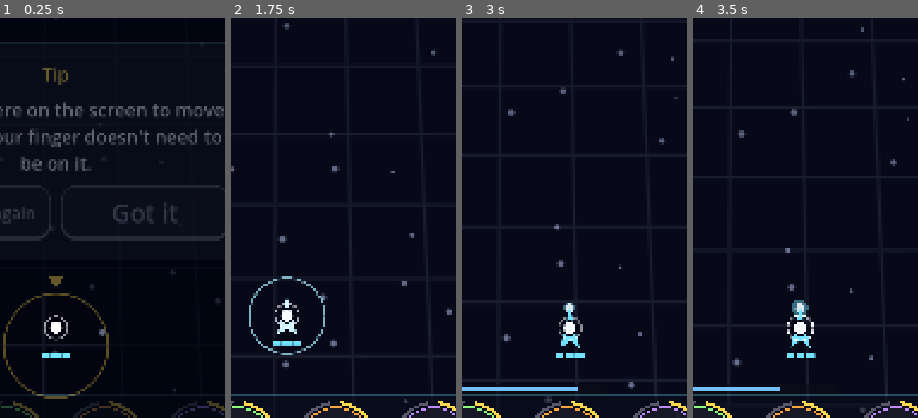
Above: before the commit, frames 1-4 (left to right).
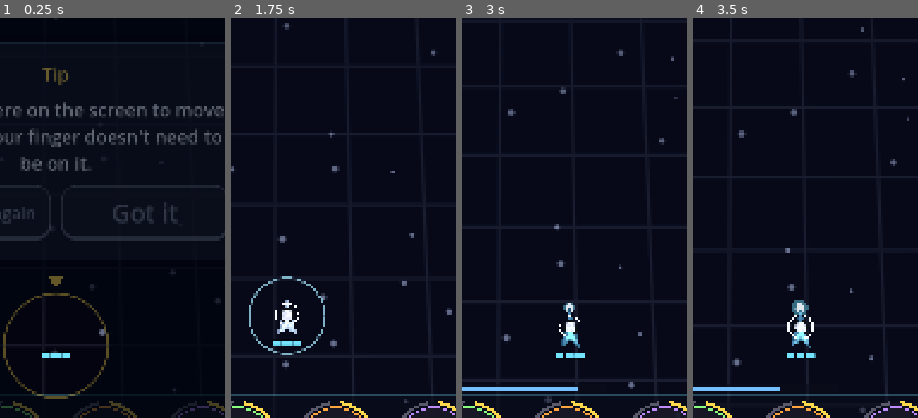
Above: after the commit, the same moments.

Repository: GDPonsoni/Nucleon-Squad-3D
Game: Godot game, scene res://scenes/game.tscn
Same seed, same stepped clock (60 frames per second), same inputs: the game is played once before the commit and once after it. This scene is started directly instead of the project's main scene.
Inputs (mouse positions are % of the whole screen's width and height, from its top left):
- Up to frame 1 (0.25 s): no input
- Up to frame 2 (1.75 s): move the mouse to (72, 45) at 0.52 s; hold Right (ui_right) 0.53-1.25 s; click (72, 45) at 0.67 s; click "Don't show again" at 1.25 s
- Up to frame 3 (3 s): drag from (30, 55) to (45, 70) at 2.02 s; move the mouse to (60, 28) at 2.77 s; hold Right (ui_right) from 2.78 s (still down)
- Up to frame 4 (3.5 s): keep holding Right (ui_right)
The pictures show only the part of the screen within x 38-88%, y 39-89%; the shares and areas given below are measured in that part.

The runs differ from the first frame. In frame 1, 0.3% of the frame differs, in the area x 19-31%, y 74-81%; in frame 2, 0.3%; in frame 3, 0.4%; in frame 4, 0.4%, in the area x 41-54%, y 72-83%.

Commit message:
feat(render3d): nave, auxiliar e troca de corpo em 3D
T4 do docs/PLANO_3D.md. EntityViews espelha o jogador em modelos: casco
low poly do corpo ativo (rola e arfa com o movimento, nasce do núcleo na
entrada, pisca quando invulnerável), núcleo em domo por cima do casco (é a
hitbox) com o anel que pulsa, nave auxiliar e os efeitos de troca e quebra
(BodyFx: casco que recolhe girando e pedaços que tombam).

Player, Companion e BodyFx ganharam leituras de desenho usadas pelo 2D e
pelo 3D (sem mudar a lógica). Saúde, escudo e pulsos seguem no plano.

Co-Authored-By: Claude Fable 5.2 <noreply@anthropic.com>

Diff:
--- a/scripts/core/params.gd
+++ b/scripts/core/params.gd
@@ -644,3 +644,10 @@
 var triangle_budget_enemy_3d: int = 60
 var triangle_budget_boss_3d: int = 300
 var triangle_budget_bullet_3d: int = 24
+var ship_roll_3d: float = 0.5  # rad de rolagem do modelo na velocidade lateral máxima
+var ship_pitch_3d: float = 0.22  # rad de arfagem do modelo na velocidade vertical máxima
+var nucleus_height_3d: float = 16.0  # altura da base do núcleo (px do jogo): fica por cima do casco
+var nucleus_glow_3d: float = 0.7  # brilho próprio do núcleo
+var break_tumble_3d: float = 0.8  # quanto os pedaços da nave quebrada tombam em 3D (x giro do 2D)
+var nucleus_crack_heat_3d: float = 0.22  # quanto o núcleo avermelha por corpo perdido
+var companion_roll_gain_3d: float = 1.6  # a rolagem 2D da auxiliar, ampliada no modelo 3D
--- a/scripts/player/body_fx.gd
+++ b/scripts/player/body_fx.gd
@@ -10,6 +10,7 @@
 var _age: float = 0.0
 var _duration: float = 1.0
 var _color: Color = Color.WHITE
+var _body: BodyData
 var _points := PackedVector2Array()  # contorno já em pixels
 # Pedaços (BREAK): triângulo local em volta do centroide + movimento
 var _pieces: Array[PackedVector2Array] = []
@@ -51,6 +52,7 @@
 	_age = 0.0
 	_duration = maxf(duration, 0.05)
 	_color = data.color
+	_body = data
 	_points.resize(data.shape.size())
 	for i in data.shape.size():
 		_points[i] = data.shape[i] * Params.ship_size
@@ -74,31 +76,82 @@
 
 func _draw_exit(t: float) -> void:
 	var k: float = Params.anim_intensity
-	var e: float = ease(t, -2.0)  # começa devagar e acelera para dentro do núcleo
-	draw_set_transform(Vector2.ZERO, Params.exit_spin * k * e, Vector2.ONE * (1.0 - e))
-	var fade: float = 1.0 - t * t
-	draw_colored_polygon(_points, Color(_color.lightened(0.3 * t), fade))
-	draw_colored_polygon(_points, Color(1.0, 1.0, 1.0, sin(t * PI) * 0.6 * minf(k, 1.0)))
-	draw_set_transform(Vector2.ZERO, 0.0, Vector2.ONE)
+	var e: float = exit_ease()  # começa devagar e acelera para dentro do núcleo
+	# Na visão 3D o corpo que recolhe é um modelo (EntityViews); o anel segue no plano
+	if not Renderer3D.active:
+		draw_set_transform(Vector2.ZERO, Params.exit_spin * k * e, Vector2.ONE * (1.0 - e))
+		draw_colored_polygon(_points, Color(_color.lightened(0.3 * t), fade_alpha()))
+		draw_colored_polygon(_points, Color(1.0, 1.0, 1.0, exit_glow()))
+		draw_set_transform(Vector2.ZERO, 0.0, Vector2.ONE)
 	# Anel que converge para o núcleo
 	var ring: float = Params.ship_size.y * lerpf(0.9, 0.2, e)
 	draw_arc(Vector2.ZERO, ring, 0.0, TAU, 32, Color(_color.lightened(0.4), (1.0 - t) * 0.7 * minf(k, 1.0)), 4.0)
 
 
 func _draw_break(t: float) -> void:
-	var fade: float = 1.0 - t * t
+	var fade: float = fade_alpha()
 	# Clarão curto na hora da quebra
 	if t < 0.25:
 		var flash: float = 1.0 - t / 0.25
 		draw_colored_polygon(_points, Color(1.0, 1.0, 1.0, flash * 0.9 * minf(Params.anim_intensity, 1.0)))
+	# Na visão 3D os pedaços são modelos (EntityViews)
+	if Renderer3D.active:
+		return
 	for i in _pieces.size():
-		# Velocidade cai com o tempo e a gravidade puxa os pedaços para baixo
-		var travel: float = _age * (1.0 - t * 0.5)
-		var pos: Vector2 = _centers[i] + _vel[i] * travel + Vector2(0.0, Params.break_gravity * _age * _age * 0.5)
-		draw_set_transform(pos, _spin[i] * _age, Vector2.ONE * (1.0 - t * 0.35))
+		draw_set_transform(piece_position(i), piece_rotation(i), Vector2.ONE * piece_scale())
 		draw_colored_polygon(_pieces[i], Color(_color.lightened(0.2 * (1.0 - t)), fade))
 		# Borda quente que esfria
 		var edge: PackedVector2Array = _pieces[i].duplicate()
 		edge.append(edge[0])
 		draw_polyline(edge, Color(1.0, 0.9, 0.7, fade * (1.0 - t)), 3.0)
 	draw_set_transform(Vector2.ZERO, 0.0, Vector2.ONE)
+
+
+# --- Leitura para o desenho (2D e visão 3D usam os mesmos valores) ---
+
+func kind() -> Kind:
+	return _kind
+
+
+func body_data() -> BodyData:
+	return _body
+
+
+## 0 no começo, 1 no fim do efeito.
+func progress() -> float:
+	return _age / _duration
+
+
+func fade_alpha() -> float:
+	var t: float = progress()
+	return 1.0 - t * t
+
+
+func tint() -> Color:
+	return _color
+
+
+func exit_ease() -> float:
+	return ease(progress(), -2.0)
+
+
+func exit_glow() -> float:
+	return sin(progress() * PI) * 0.6 * minf(Params.anim_intensity, 1.0)
+
+
+func piece_count() -> int:
+	return _pieces.size() if _kind == Kind.BREAK else 0
+
+
+## Posição do pedaço em relação ao efeito: a velocidade cai com o tempo e a gravidade puxa para baixo.
+func piece_position(index: int) -> Vector2:
+	var travel: float = _age * (1.0 - progress() * 0.5)
+	return _centers[index] + _vel[index] * travel + Vector2(0.0, Params.break_gravity * _age * _age * 0.5)
+
+
+func piece_rotation(index: int) -> float:
+	return _spin[index] * _age
+
+
+func piece_scale() -> float:
+	return 1.0 - progress() * 0.35
--- a/scripts/player/companion.gd
+++ b/scripts/player/companion.gd
@@ -70,17 +70,16 @@
 ## Corpo pequeno com contorno escuro e sem núcleo: só a nave principal tem núcleo (e hitbox).
 func _draw() -> void:
 	var size: Vector2 = Params.ship_size * Params.companion_scale
-	# Inclina durante o voo de saída/retorno e encolhe ao recolher
-	var roll: float = sin(_away * PI) * Params.companion_roll * Params.anim_intensity * -_side
-	roll += _player.bank * Params.tilt_max_roll * Params.tilt_intensity * Params.companion_tilt_share
-	draw_set_transform(Vector2.ZERO, roll, Vector2.ONE * lerpf(1.0, Params.companion_retreat_scale, _away))
-	var points := PackedVector2Array()
-	for point in body.shape:
-		points.append(point * size)
-	var outline := points.duplicate()
-	outline.append(points[0])
-	draw_colored_polygon(points, body.color)
-	draw_polyline(outline, Params.nucleus_outline_color, 3.0)
+	draw_set_transform(Vector2.ZERO, draw_roll(), Vector2.ONE * draw_scale())
+	# Na visão 3D o casco é um modelo (EntityViews); nível e pulsos seguem no plano
+	if not Renderer3D.active:
+		var points := PackedVector2Array()
+		for point in body.shape:
+			points.append(point * size)
+		var outline := points.duplicate()
+		outline.append(points[0])
+		draw_colored_polygon(points, body.color)
+		draw_polyline(outline, Params.nucleus_outline_color, 3.0)
 	_draw_level(size)
 	if _arrive_left > 0.0:
 		var u: float = 1.0 - _arrive_left / Params.companion_arrive_pulse_seconds
@@ -89,6 +88,17 @@
 		var t: float = 1.0 - _pulse_left / Params.level_up_pulse_seconds
 		draw_arc(Vector2.ZERO, size.y * (0.5 + t * Params.level_up_pulse_growth), 0.0, TAU, 40,
 			Color(Params.companion_powerup_color, 1.0 - t), Params.level_up_pulse_width * (1.0 - t * 0.5))
+
+
+## Inclinação do desenho: durante o voo de saída/retorno e acompanhando a nave principal.
+func draw_roll() -> float:
+	var roll: float = sin(_away * PI) * Params.companion_roll * Params.anim_intensity * -_side
+	return roll + _player.bank * Params.tilt_max_roll * Params.tilt_intensity * Params.companion_tilt_share
+
+
+## Escala do desenho: encolhe ao recolher junto do núcleo.
+func draw_scale() -> float:
+	return lerpf(1.0, Params.companion_retreat_scale, _away)
 
 
 ## Nível da auxiliar em pequenos segmentos embaixo dela (cheios até o nível atual).
--- a/scripts/player/player.gd
+++ b/scripts/player/player.gd
@@ -144,10 +144,13 @@
 
 
 func _draw() -> void:
-	if body != null and _build > 0.0:
-		_draw_body()
-
-	_draw_nucleus()
+	# Na visão 3D o casco e o núcleo são modelos (EntityViews); aqui ficam só os efeitos planos
+	if not Renderer3D.active:
+		if body != null and _build > 0.0:
+			_draw_body()
+		_draw_nucleus()
+	elif body != null and _build > 0.0 and _build < 1.0:
+		_draw_entry_ring()
 	if body != null:
 		_draw_health()
 	if shield_charges > 0:
@@ -172,7 +175,7 @@
 ## Entrada do corpo: nasce do núcleo crescendo (com um leve excesso), com brilho e um anel que converge.
 func _draw_body() -> void:
 	var k: float = Params.anim_intensity
-	var grow: float = lerpf(Params.entry_start_scale, 1.0, _ease_out_back(_build)) if _build < 1.0 else 1.0
+	var grow: float = body_grow()
 	var points := PackedVector2Array()
 	for point in body.shape:
 		points.append(point * Params.ship_size * grow)
@@ -190,11 +193,47 @@
 	var tint: Color = body.color.lightened(shade) if shade >= 0.0 else body.color.darkened(-shade)
 	draw_colored_polygon(points, tint)
 	if _build < 1.0:
-		var glow: float = sin(_build * PI) * Params.entry_glow_alpha * minf(k, 1.0)
-		draw_colored_polygon(points, Color(1.0, 1.0, 1.0, glow))
-		var ring: float = Params.ship_size.y * lerpf(Params.entry_ring_scale, 0.5, ease(_build, 0.4))
-		draw_arc(Vector2.ZERO, ring, 0.0, TAU, 40, Color(body.color.lightened(0.4), sin(_build * PI) * 0.8 * minf(k, 1.0)), 5.0)
+		draw_colored_polygon(points, Color(1.0, 1.0, 1.0, entry_glow()))
+		_draw_entry_ring()
 	draw_set_transform(Vector2.ZERO, 0.0, Vector2.ONE)
+
+
+## Anel que converge para o núcleo enquanto o corpo novo se forma.
+func _draw_entry_ring() -> void:
+	var ring: float = Params.ship_size.y * lerpf(Params.entry_ring_scale, 0.5, ease(_build, 0.4))
+	draw_arc(Vector2.ZERO, ring, 0.0, TAU, 40, Color(body.color.lightened(0.4), sin(_build * PI) * 0.8 * minf(Params.anim_intensity, 1.0)), 5.0)
+
+
+# --- Leitura para o desenho (2D e visão 3D usam os mesmos valores) ---
+
+## Escala do corpo: nasce do núcleo e cresce com um leve excesso durante a entrada.
+func body_grow() -> float:
+	return lerpf(Params.entry_start_scale, 1.0, _ease_out_back(_build)) if _build < 1.0 else 1.0
+
+
+## 0 = só o núcleo, 1 = corpo completo.
+func build_progress() -> float:
+	return _build
+
+
+## Brilho branco do corpo durante a entrada (0 fora dela).
+func entry_glow() -> float:
+	if _build >= 1.0:
+		return 0.0
+	return sin(_build * PI) * Params.entry_glow_alpha * minf(Params.anim_intensity, 1.0)
+
+
+## Opacidade do desenho (pisca enquanto invulnerável).
+func draw_opacity() -> float:
+	return self_modulate.a
+
+
+## Anel do núcleo: x = raio (px), y = opacidade. Mais forte na câmera lenta; pulsa em tempo real.
+func nucleus_ring() -> Vector2:
+	var slow: float = clampf((1.0 - Engine.time_scale) / (1.0 - Params.slow_time_scale), 0.0, 1.0)
+	var pulse: float = 0.5 + 0.5 * sin(Time.get_ticks_msec() * 0.001 * Params.nucleus_pulse_speed)
+	var alpha: float = lerpf(Params.nucleus_ring_alpha, Params.nucleus_ring_alpha_slow, slow) * (0.55 + 0.45 * pulse)
+	return Vector2(Params.nucleus_radius * lerpf(Params.nucleus_ring_scale, Params.nucleus_ring_scale * 1.15, pulse), alpha)
 
 
 func _ease_out_back(x: float) -> float:
@@ -207,12 +246,8 @@
 ## O anel fica mais forte na câmera lenta, quando o jogador planeja o desvio.
 func _draw_nucleus() -> void:
 	var radius: float = Params.nucleus_radius
-	var slow: float = clampf((1.0 - Engine.time_scale) / (1.0 - Params.slow_time_scale), 0.0, 1.0)
-	# Pulso em tempo real, para continuar vivo na câmera lenta
-	var pulse: float = 0.5 + 0.5 * sin(Time.get_ticks_msec() * 0.001 * Params.nucleus_pulse_speed)
-	var ring_alpha: float = lerpf(Params.nucleus_ring_alpha, Params.nucleus_ring_alpha_slow, slow) * (0.55 + 0.45 * pulse)
-	var ring_radius: float = radius * lerpf(Params.nucleus_ring_scale, Params.nucleus_ring_scale * 1.15, pulse)
-	draw_arc(Vector2.ZERO, ring_radius, 0.0, TAU, 32, Color(Params.nucleus_color, ring_alpha), Params.nucleus_ring_width)
+	var ring: Vector2 = nucleus_ring()
+	draw_arc(Vector2.ZERO, ring.x, 0.0, TAU, 32, Color(Params.nucleus_color, ring.y), Params.nucleus_ring_width)
 	draw_circle(Vector2.ZERO, radius + Params.nucleus_outline_width, Params.nucleus_outline_color)
 	draw_circle(Vector2.ZERO, radius, Params.nucleus_color)
 	for i in cracks:
--- /dev/null
+++ b/scripts/render3d/entity_views.gd
@@ -0,0 +1,161 @@
+class_name EntityViews
+extends Node3D
+## Espelha as entidades do jogo em modelos 3D: um MeshInstance3D reaproveitado por entidade,
+## sincronizado a cada quadro depois da simulação. Só lê as entidades (posição, cor, estado
+## de desenho): nunca muda nada nelas.
+
+const NO_FLASH := Color(1.0, 1.0, 1.0, 0.0)
+
+var _game: Node2D
+var _rig: CameraRig
+var _material: ShaderMaterial
+var _scale: float = 0.01
+
+# Jogador
+var _hull: MeshInstance3D
+var _nucleus: MeshInstance3D
+var _nucleus_ring: MeshInstance3D
+var _companion_hull: MeshInstance3D
+# Corpos que saem de cena (BodyFx): item do pool -> vistas
+var _fx_hulls: Dictionary = {}
+var _fx_pieces: Dictionary = {}
+
+
+func setup(game: Node2D, rig: CameraRig) -> void:
+	_game = game
+	_rig = rig
+	_scale = rig.world_scale
+	_material = ShaderMaterial.new()
+	_material.shader = load("res://scripts/render3d/shaders/entity.gdshader") as Shader
+	_hull = _make("PlayerHull")
+	_nucleus = _make("Nucleus", ModelLibrary.nucleus())
+	_nucleus_ring = _make("NucleusRing", MeshFactory.ring(0.86, 24))
+	_companion_hull = _make("CompanionHull")
+
+
+func _process(_delta: float) -> void:
+	_sync_player()
+	_sync_companion()
+	_sync_body_fx()
+
+
+## Cria um modelo escondido com o material comum.
+func _make(node_name: String, mesh: Mesh = null) -> MeshInstance3D:
+	var instance := MeshInstance3D.new()
+	instance.name = node_name
+	instance.mesh = mesh
+	instance.material_override = _material
+	instance.cast_shadow = GeometryInstance3D.SHADOW_CASTING_SETTING_OFF
+	instance.visible = false
+	add_child(instance)
+	return instance
+
+
+## Cor, clarão (a = força), brilho próprio e opacidade de um modelo.
+func _paint(instance: MeshInstance3D, tint: Color, flash: Color = NO_FLASH, glow: float = 0.0, opacity: float = 1.0) -> void:
+	instance.set_instance_shader_parameter(&"tint", tint)
+	instance.set_instance_shader_parameter(&"flash", flash)
+	instance.set_instance_shader_parameter(&"glow", glow)
+	instance.set_instance_shader_parameter(&"opacity", opacity)
+
+
+## Ponto do jogo (px) -> mundo, com a altura também em px do jogo.
+func _at(pos: Vector2, height: float = 0.0) -> Vector3:
+	return _rig.to_world(pos, height * _scale)
+
+
+## Giro 2D (horário na tela) -> giro em volta do eixo Y.
+static func _yaw(rotation_2d: float) -> Basis:
+	return Basis(Vector3.UP, -rotation_2d)
+
+
+# --- Jogador ---
+
+func _sync_player() -> void:
+	var player: Player = _game.get("player")
+	if player == null:
+		_hull.visible = false
+		_nucleus.visible = false
+		_nucleus_ring.visible = false
+		return
+	var opacity: float = player.draw_opacity()
+	var tilt: float = Params.tilt_intensity
+	# Rola para o lado do movimento e baixa o nariz ao avançar
+	var lean := Basis(Vector3.BACK, -player.bank * Params.ship_roll_3d * tilt) * Basis(Vector3.RIGHT, player.pitch * Params.ship_pitch_3d * tilt)
+	var body: BodyData = player.body
+	_hull.visible = body != null and player.build_progress() > 0.0
+	if _hull.visible:
+		_hull.mesh = ModelLibrary.ship(body)
+		_hull.transform = Transform3D(lean.scaled(Vector3.ONE * _scale * maxf(player.body_grow(), 0.001)), _at(player.position))
+		_paint(_hull, body.color, Color(1.0, 1.0, 1.0, player.entry_glow()), 0.0, opacity)
+
+	# Núcleo: é a hitbox, fica por cima do casco e sempre visível
+	_nucleus.visible = true
+	var r: float = Params.nucleus_radius * _scale
+	_nucleus.transform = Transform3D(lean.scaled(Vector3.ONE * r), _at(player.position, Params.nucleus_height_3d))
+	# Cada corpo perdido esquenta a cor do núcleo (no 2D: uma rachadura por corpo)
+	var heat: float = clampf(player.cracks * Params.nucleus_crack_heat_3d, 0.0, 0.75)
+	_paint(_nucleus, Params.nucleus_color.lerp(Params.hud_hit_flash_color, heat), NO_FLASH, Params.nucleus_glow_3d, opacity)
+
+	var ring: Vector2 = player.nucleus_ring()
+	_nucleus_ring.visible = true
+	_nucleus_ring.transform = Transform3D(Basis.from_scale(Vector3.ONE * ring.x * _scale),
+		_at(player.position, Params.nucleus_height_3d + Params.nucleus_radius * 0.3))
+	_paint(_nucleus_ring, Params.nucleus_color, NO_FLASH, 1.0, ring.y * opacity)
+
+
+# --- Nave auxiliar ---
+
+func _sync_companion() -> void:
+	var companion: Companion = _game.get("companion")
+	if companion == null or companion.body == null:
+		_companion_hull.visible = false
+		return
+	_companion_hull.visible = true
+	_companion_hull.mesh = ModelLibrary.ship(companion.body)
+	var size: float = Params.companion_scale * companion.draw_scale() * _scale
+	var lean := Basis(Vector3.BACK, -companion.draw_roll() * Params.companion_roll_gain_3d)
+	_companion_hull.transform = Transform3D(lean.scaled(Vector3.ONE * size), _at(companion.position))
+	_paint(_companion_hull, companion.body.color, NO_FLASH, 0.0, clampf(companion.modulate.a / maxf(Params.companion_alpha, 0.01), 0.0, 1.0))
+
+
+# --- Corpo que sai de cena (troca) ou quebra (perda) ---
+
+func _sync_body_fx() -> void:
+	var pool: NodePool = _game.get("body_fx")
+	if pool == null:
+		return
+	for child in pool.get_children():
+		var fx := child as BodyFx
+		if fx == null:
+			continue
+		if not _fx_hulls.has(fx):
+			_fx_hulls[fx] = _make("BodyFxHull")
+			_fx_pieces[fx] = []
+		var hull: MeshInstance3D = _fx_hulls[fx]
+		var pieces: Array = _fx_pieces[fx]
+		var active: bool = fx.visible and fx.body_data() != null
+		hull.visible = active and fx.kind() == BodyFx.Kind.EXIT
+		var count: int = fx.piece_count() if active else 0
+		while pieces.size() < count:
+			pieces.append(_make("BodyFxPiece"))
+		for i in pieces.size():
+			(pieces[i] as MeshInstance3D).visible = i < count
+		if not active:
+			continue
+		var body: BodyData = fx.body_data()
+		var t: float = fx.progress()
+		if hull.visible:
+			# Recolhe para o núcleo girando, encolhendo e sumindo
+			var e: float = fx.exit_ease()
+			hull.mesh = ModelLibrary.ship(body)
+			hull.transform = Transform3D(_yaw(Params.exit_spin * Params.anim_intensity * e).scaled(Vector3.ONE * _scale * maxf(1.0 - e, 0.001)), _at(fx.position))
+			_paint(hull, fx.tint().lightened(0.3 * t), Color(1.0, 1.0, 1.0, fx.exit_glow()), 0.0, fx.fade_alpha())
+		for i in count:
+			var piece := pieces[i] as MeshInstance3D
+			piece.mesh = ModelLibrary.ship_piece(body, i)
+			var spin: float = fx.piece_rotation(i)
+			var basis: Basis = _yaw(spin) * Basis(Vector3.RIGHT, spin * Params.break_tumble_3d)
+			piece.transform = Transform3D(basis.scaled(Vector3.ONE * _scale * fx.piece_scale()), _at(fx.position + fx.piece_position(i)))
+			# Borda quente que esfria (no 2D: contorno claro que some)
+			_paint(piece, fx.tint().lightened(0.2 * (1.0 - t)), Color(1.0, 0.9, 0.7, 0.35 * (1.0 - t)), 0.0, fx.fade_alpha())
--- a/scripts/render3d/model_library.gd
+++ b/scripts/render3d/model_library.gd
@@ -10,7 +10,8 @@
 const DARK_SHADE: float = 0.5
 
 
-## Nave: contorno do corpo extrudado em dois degraus, topo afunilado e cockpit claro.
+## Nave: contorno do corpo extrudado em dois degraus, com o topo afunilado e mais claro.
+## O "cockpit" é o núcleo (ModelLibrary.nucleus), que fica no centro e é a hitbox.
 static func ship(body: BodyData) -> ArrayMesh:
 	return MeshFactory.cached("ship|%s" % body.id, func() -> ArrayMesh:
 		return _ship_builder(body.shape).commit())
@@ -27,16 +28,22 @@
 	for p in points:
 		waist.append(center + (p - center) * 0.84)
 	b.extrusion(points, 0.0, height * 0.5, 0.84, 0.6, 1.0, center, false)
+	b.whiten = 0.18
 	b.extrusion(waist, height * 0.5, height, 0.55, 0.82, 1.0, center)
-	# Cockpit: pequena pirâmide clara, um pouco à frente do centro
-	var cw: float = Params.ship_size.x * 0.1
-	var cl: float = Params.ship_size.y * 0.16
-	var cc: Vector2 = center + Vector2(0.0, -Params.ship_size.y * 0.06)
-	b.whiten = 0.7
-	b.cone(PackedVector2Array([cc + Vector2(0, -cl), cc + Vector2(cw, 0), cc + Vector2(0, cl * 0.7), cc + Vector2(-cw, 0)]),
-		height, Vector3(cc.x, height * 1.45, cc.y), 1.0)
 	b.whiten = 0.0
 	return b
+
+
+## Núcleo (hitbox da nave), raio 1: colar escuro que o separa do casco e domo claro facetado.
+static func nucleus() -> ArrayMesh:
+	return MeshFactory.cached("nucleus", func() -> ArrayMesh:
+		var b := MeshFactory.Builder.new()
+		var outline: float = 1.0 + Params.nucleus_outline_width / maxf(Params.nucleus_radius, 1.0)
+		b.extrusion(MeshFactory.regular_polygon(10, outline), 0.0, 0.2, 1.0, 0.05, 0.05)
+		var ring: PackedVector2Array = MeshFactory.regular_polygon(8)
+		b.extrusion(ring, 0.2, 0.62, 0.72, 0.82, 1.0, Vector2.ZERO, false)
+		b.cone(MeshFactory.regular_polygon(8, 0.72), 0.62, Vector3(0.0, 0.9, 0.0), 1.0)
+		return b.commit())
 
 
 ## Pedaço i da nave quebrada (BodyFx): fatia do contorno, do centro até a aresta i, em volta
--- a/scripts/render3d/renderer_3d.gd
+++ b/scripts/render3d/renderer_3d.gd
@@ -13,6 +13,7 @@
 var camera: Camera3D
 var ground: MeshInstance3D
 var ground_fx: GroundFx
+var entities: EntityViews
 
 var _game: Node2D
 var _reserved_bottom: float = 0.0
@@ -71,6 +72,11 @@
 
 	_refit()
 	ground_fx.setup(game, rig)
+
+	entities = EntityViews.new()
+	entities.name = "EntityViews"
+	add_child(entities)
+	entities.setup(game, rig)
 
 	game.get_viewport().size_changed.connect(_on_view_resized)
 	_sync_camera()
Not shown, added: scripts/render3d/entity_views.gd.uid
